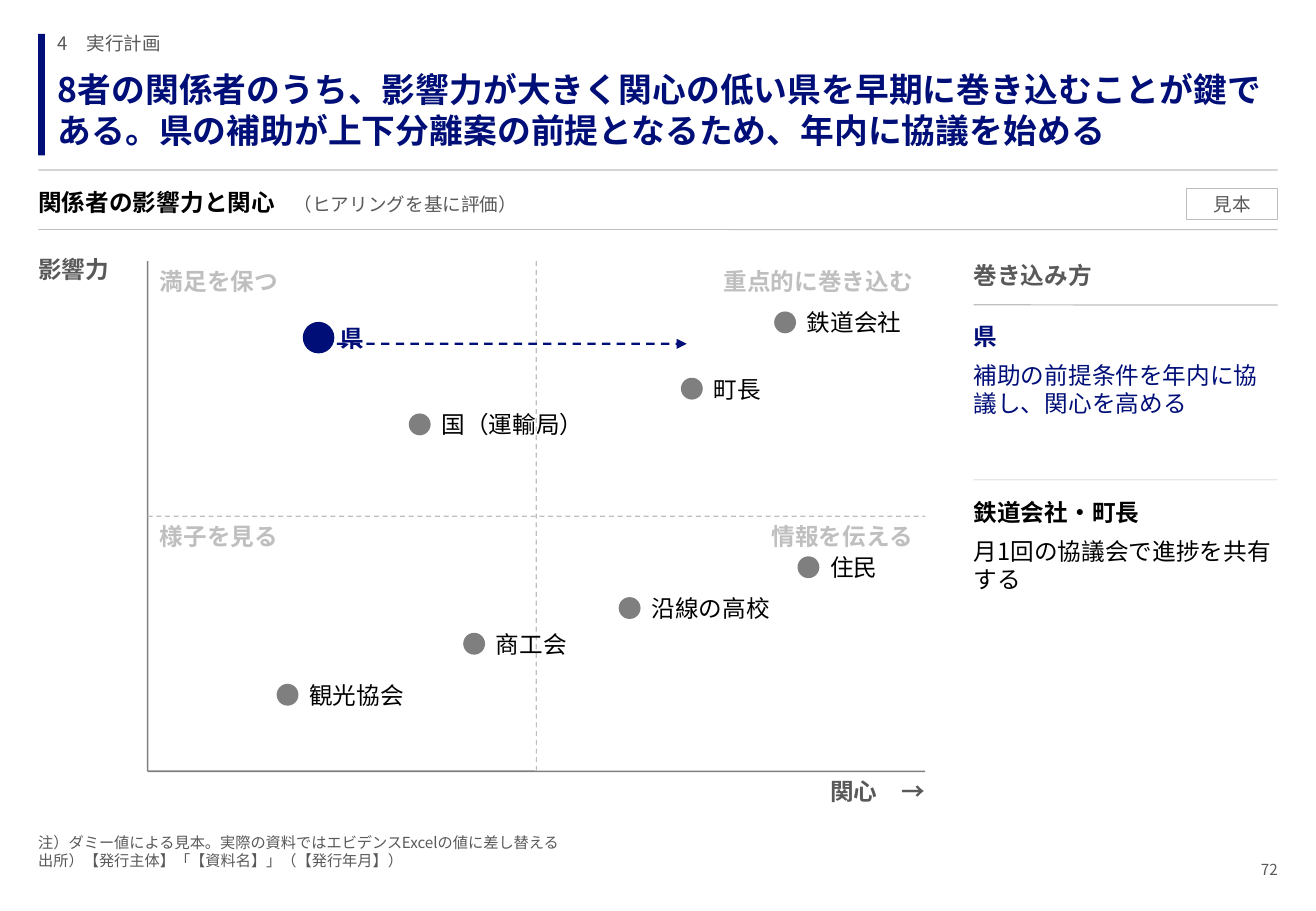
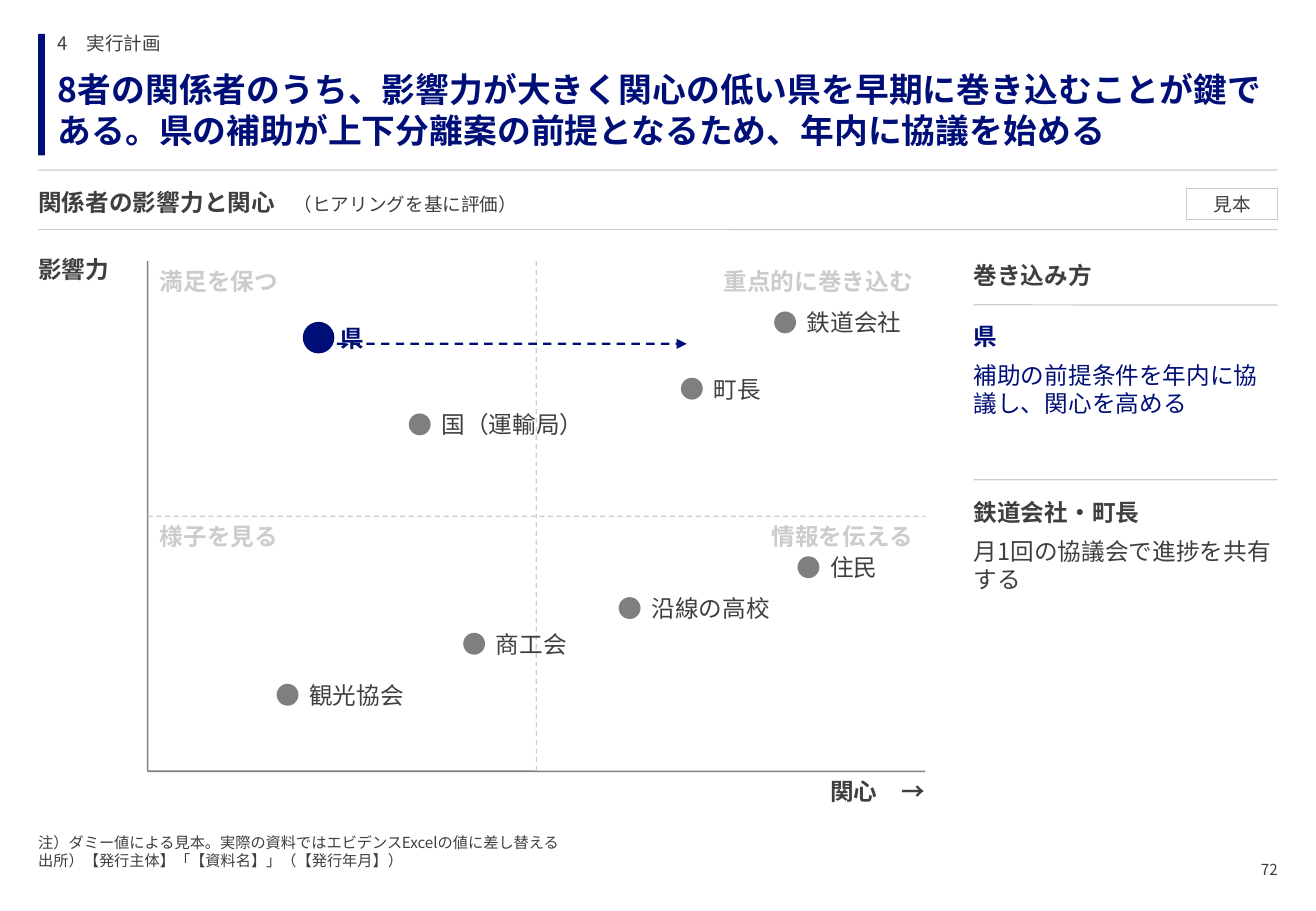
Before and after one commit to GontaHH/slide_builder, a slide deck: slide 72 of patterns/pattern-deck.pptx. Drawn at 1316x911 pixels with LibreOffice and Linux fonts; fonts in the diff are those of the drawing. Boxes give left, top, right and bottom in pixels: in the first picture for what was removed or moved away, otherwise in the second. Text is boxed around its words. In the diff, an @@ line names an element or a change of style, - is before the commit and + after.

```diff
--- a/patterns/pattern-deck.pptx
+++ b/patterns/pattern-deck.pptx
@@ text "関係者の影響力と関心 （ヒアリングを基に評価）" at [38, 191, 517, 213]: text colour #000000 to #3F3F3F in "関係者の影響力と関心"; text colour #595959 to #3F3F3F in "（ヒアリングを基に評価）" @@
@@ rectangle "見本" at [1187, 188, 1278, 220]: text colour #595959 to #3F3F3F; outline #BFBFBF 0.75 pt to #CCCCCC 0.75 pt @@
@@ line (537, 261) - (537, 772): stroke #BFBFBF 0.75 pt dashed to #CCCCCC 0.75 pt dashed @@
@@ text colour #595959 to #3F3F3F in 6 elements at [58, 34, 161, 52], [38, 835, 559, 868], [1261, 863, 1278, 875], [38, 258, 109, 280], [830, 780, 877, 802], [974, 264, 1092, 286] @@
@@ line (975, 480) - (1278, 480): stroke #E7E6E6 0.75 pt to #CCCCCC 0.75 pt @@
@@ text "情報を伝える" at [771, 525, 912, 547]: text colour #BFBFBF to #CCCCCC @@
@@ text colour #000000 to #3F3F3F in 9 elements at [807, 311, 902, 333], [714, 379, 761, 400], [442, 409, 584, 439], [651, 597, 769, 619], [496, 629, 567, 658], [830, 556, 877, 578], [309, 684, 404, 706], [974, 501, 1140, 523], [974, 540, 1271, 562] @@
```
Also in this commit, not shown: 104 other slides changed, 12 other files.
